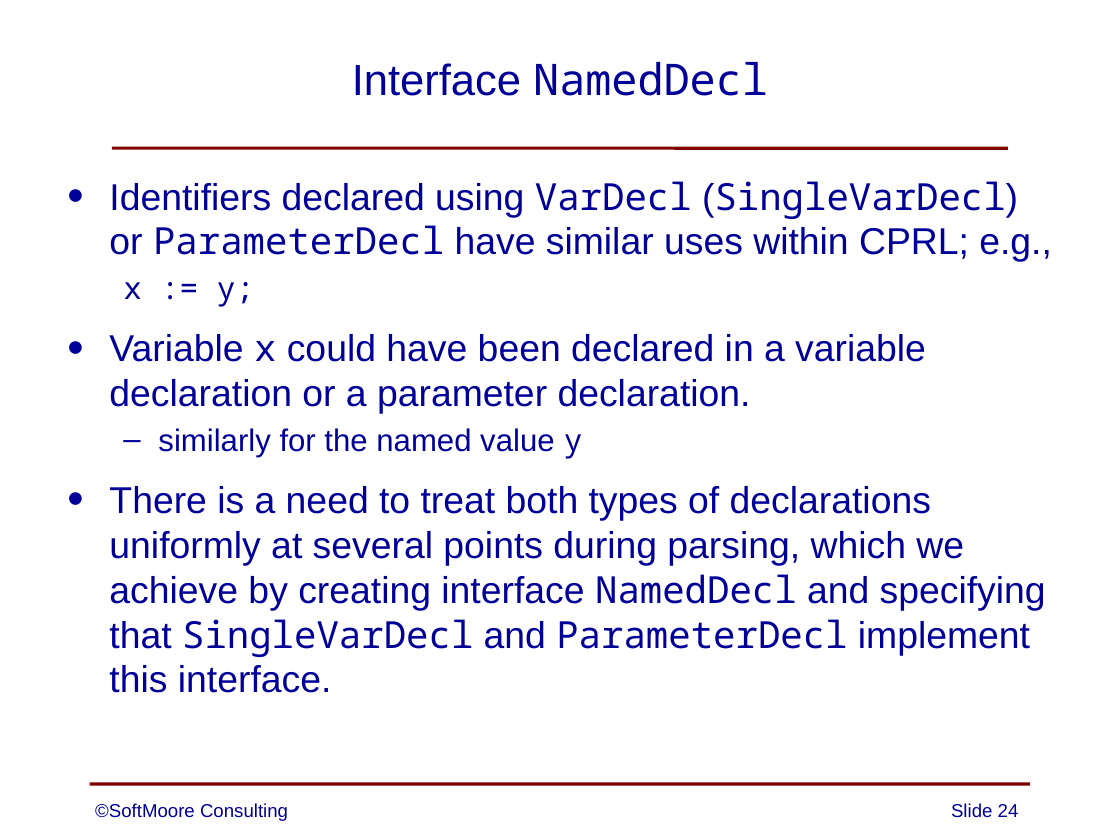
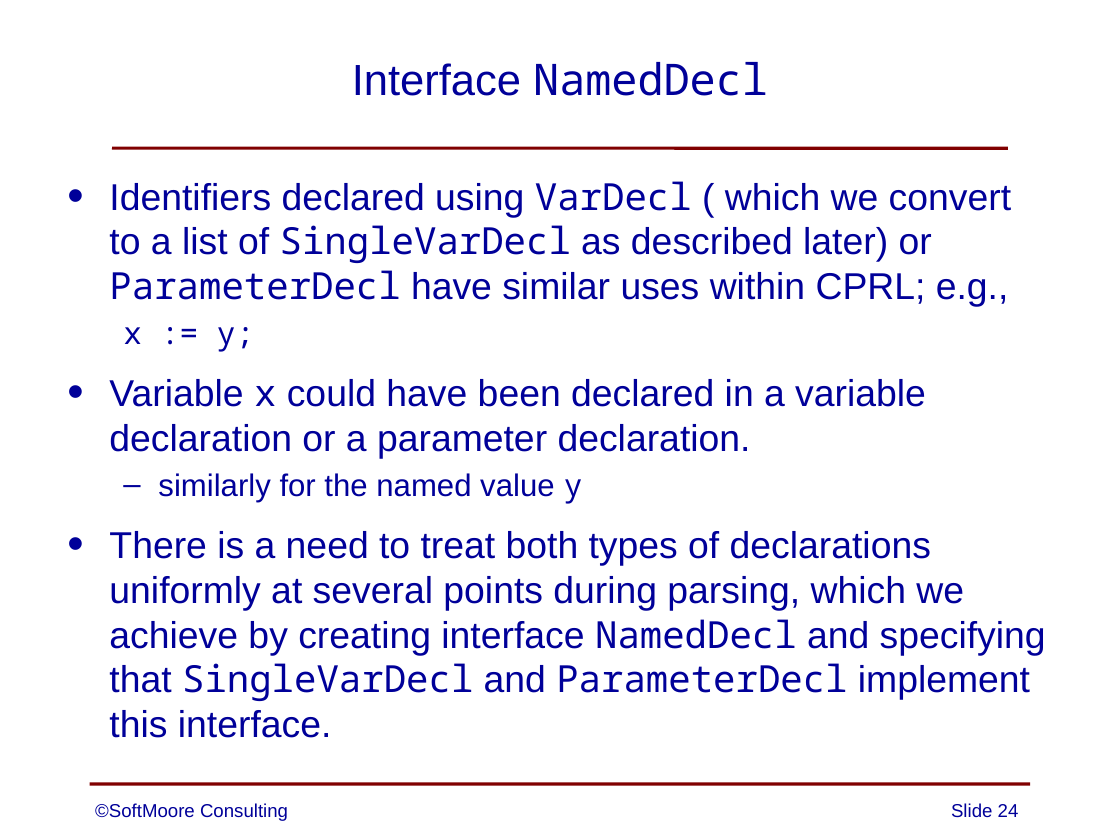
Before and after one commit to SoftMoore/CPRL, a slide deck: slide 24 of PowerPoint Slides/08 - Abstract Syntax Trees.pptx. Drawn at 1120x840 pixels with LibreOffice and Linux fonts; fonts in the diff are those of the drawing. Boxes give left, top, right and bottom in pixels: in the first picture for what was removed or moved away, otherwise in the second. Text is boxed around its words. In the diff, an @@ line names an element or a change of style, - is before the commit and + after.

Commit message:
minor clarifications to one of the slides

```diff
--- a/PowerPoint Slides/08 - Abstract Syntax Trees.pptx
+++ b/PowerPoint Slides/08 - Abstract Syntax Trees.pptx
@@ text at bbox=[109, 181, 1011, 307]: text changed @@
-• Identifiers declared using VarDecl (SingleVarDecl) or ParameterDecl have similar uses within CPRL; e.g.,
+• Identifiers declared using VarDecl ( which we convert to a list of SingleVarDecl as described later) or ParameterDecl have similar uses within CPRL; e.g.,
```
